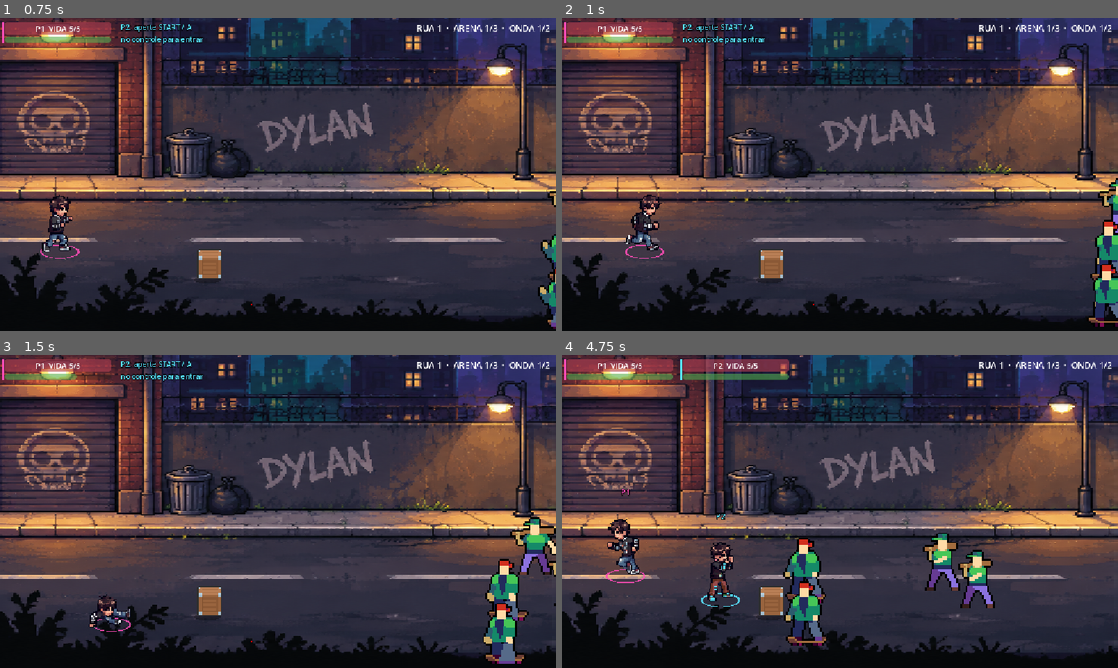
Above: before the commit, frames 1-4 (two rows, left to right).
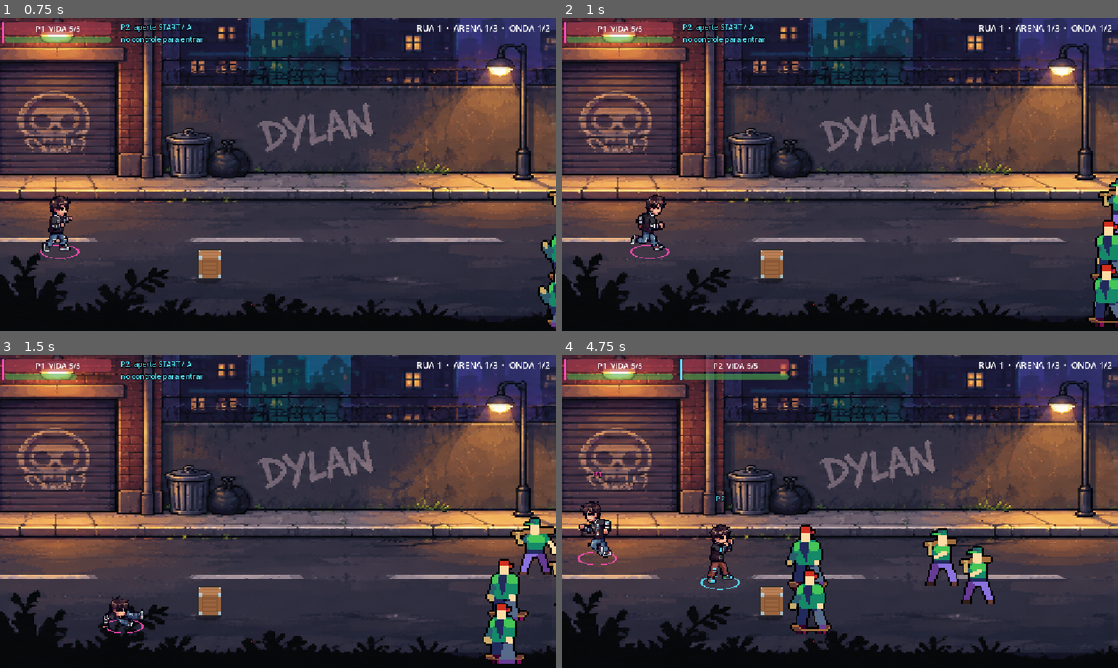
Above: after the commit, the same moments.

Repository: lucas-gif561/metalworld
Game: Godot game, scene res://scenes/ui/tela_inicial.tscn
Two runs of this game, one before a commit and one after it. Both use one fixed random seed, a clock stepped at 60 frames per second and the inputs below. Sound files missing from this copy of the repository are replaced by a short silence.
Inputs (mouse positions are in pixels of both pictures, inside the frame that each line leads up to):
- Up to frame 1 (0.75 s): tap Enter (ui_accept) at 0.5 s; move the mouse to (400, 158) at 0.52 s; hold D (mover_direita) from 0.53 s (still down); hold J (atacar) from 0.53 s (still down); click (400, 158) at 0.67 s
- Up to frame 2 (1 s): keep holding D (mover_direita); keep holding J (atacar); tap Enter (ui_accept) at 0.77 s
- Up to frame 3 (1.5 s): tap Enter (ui_accept) at 1.25 s; move the mouse to (166, 527) at 1.27 s; release D (mover_direita) at 1.28 s; release J (atacar) at 1.28 s; hold S (mover_baixo) from 1.28 s (still down); tap K (dodge) at 1.35 s
- Up to frame 4 (4.75 s): tap Enter (ui_accept) at 1.52, 2, 2.75, 3.02, 3.5, 3.77, 4.52 s; move the mouse to (895, 442) at 2.02 s; release S (mover_baixo) at 2.03 s; hold D (mover_direita) 2.03-2.78 s; tap E (interagir) at 2.1 s; move the mouse to (812, 574) at 2.77 s; hold W (mover_cima) 2.78-3.53 s; tap Space (p1_riff_mode) at 2.85 s; click (812, 574) at 2.92 s; move the mouse to (1006, 558) at 3.52 s; hold A (mover_esquerda) from 3.53 s (still down); tap Ctrl (p2_atacar) at 3.6 s; move the mouse to (673, 464) at 4.27 s; tap Right (p2_mover_direita) at 4.35 s

Frame 1 is identical in both runs. In frame 2, 0.7% of the frame differs, in the area x 11-20%, y 56-77%; in frame 3, 0.6%; in frame 4, 5.5%, in the area x 2-78%, y 37-93%.

Commit message:
Velocidade do Dylan proporcional ao tamanho: ~2 corpos por segundo
- velocidade base 166 px/s (boss) e 1,5x nas ruas (249 px/s), igual
  ao dodge; ele não "desliza" mais no boss
- Teste confere as duas velocidades

Co-Authored-By: Claude Opus 5.5 <noreply@anthropic.com>

Diff:
--- a/scripts/player/player.gd
+++ b/scripts/player/player.gd
@@ -27,7 +27,9 @@
 ]
 
 @export var id_jogador := 1
-@export var velocidade = 200.0
+## Velocidade no tamanho normal (boss). Acompanha o tamanho do personagem:
+## nas ruas (1,5x) vira 249, e ele anda sempre ~2 corpos por segundo
+@export var velocidade = 166.0
 @export var vida = 5
 
 @export_group("Soco")
@@ -115,6 +117,7 @@
 	_indicador.position *= razao
 	alcance_soco *= razao
 	velocidade_dodge *= razao
+	velocidade *= razao
 	faixa_soco *= razao
 	raio_reviver *= razao
 	_ajustar_visual()
--- a/tests/teste_combate.gd
+++ b/tests/teste_combate.gd
@@ -65,6 +65,7 @@
 	await esperar(0.1)
 
 	checar(is_equal_approx(p1.escala_personagem, 1.5), "na rua o Dylan fica 1,5x maior")
+	checar(is_equal_approx(p1.velocidade, 249.0), "e anda ~2 corpos por segundo na rua (%.0f px/s)" % p1.velocidade)
 	var alvo = _inimigo_parado(cena, Vector2(460, 450))
 	var atras = _inimigo_parado(cena, Vector2(340, 450))
 	var outra_faixa = _inimigo_parado(cena, Vector2(460, 540))
@@ -204,6 +205,7 @@
 	var cena = current_scene
 	var p1 = jogo.jogador_por_id(1)
 	checar(is_equal_approx(p1.escala_personagem, 1.0), "no boss o Dylan volta ao tamanho normal")
+	checar(is_equal_approx(p1.velocidade, 166.0), "no boss também ~2 corpos por segundo (%.0f px/s)" % p1.velocidade)
 	var inicio = p1.global_position
 	p1.direcao_olhar = -1
 	await apertar("p1_dodge")
